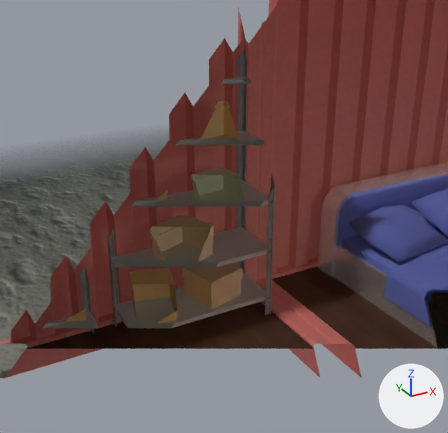
The glTF model data/environment/shipping-container_room/shipping-container_room_intro.gltf, before and after one commit.
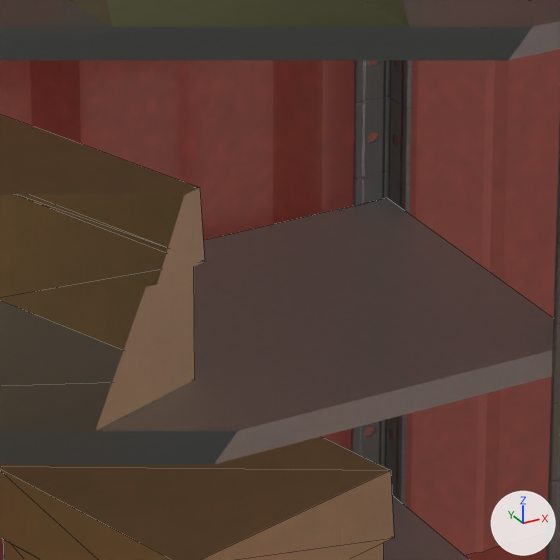
Each version is shown from a 50 mm lens placed at (-2.229, -0.588, 2.388), pointed at (-0.37, 2.791, 0.699), then close up on the part from 41% to 60% of the width and 46% to 65% of the height. The lights are fixed; the arrows at lower right show +X, +Y and +Z. The close-ups show mesh edges as thin lines. Everything nearer to the camera than a plane just in front of the edit is cut away. Where no turn or scale is listed for an object, it has been applied to the vertices.

The scene before the commit, as lines of its bpy script (objects in view):
```python
me_cube_008 = bpy.data.meshes.new('Cube.008')
me_cube_008.from_pydata(...)  # 100 vertices, 176 faces; spans x -1.31..3.94, y -3.06..3.06, z -1.46..1.37
me_cube_008.materials.append(mat_container_wall)
me_cube_015 = bpy.data.meshes.new('Cube.015')
me_cube_015.from_pydata(...)  # 40 vertices, 28 faces; spans x -0.506..0.506, y -0.206..0.206, z 0.0..0.03
# faces by material slot: [12, 16]
me_cube_015.materials.append(mat_rack_paint)
me_cube_015.materials.append(mat_bolt)
me_cube_018 = bpy.data.meshes.new('Cube.018')
me_cube_018.from_pydata(...)  # 16 vertices, 28 faces; spans x -0.148..0.148, y -0.148..0.148, z 0.0..0.21
me_cube_018.materials.append(mat_box_b)  # picture img_box_paper_b
ob_box_b_001 = bpy.data.objects.new('box.B.001', me_cube_018)
ob_box_b_001.parent = ob_garage_rack_40x100_001
ob_box_b_001.location = (0.153, 0.0, 0.15)
ob_box_b_001.rotation_euler = (0.0, 0.0, -1.309)  # degrees (0, 0, -75)
ob_frame = bpy.data.objects.new('frame', me_cube_008)
ob_frame.location = (-1.312, 0.0, 1.283)
ob_rack_003 = bpy.data.objects.new('rack.003', me_cube_015)
ob_rack_003.parent = ob_garage_rack_40x100_001
ob_rack_003.location = (0.0, 0.0, 0.84)
# also in view: 'rack.002' at (-0.641, 2.74, 0.495); 'L-bar.003' at (-0.159, 2.923, 1.013); 'rack.001' at (-0.641, 2.74, 0.135); 'L-bar.002' at (-0.159, 2.558, 1.013); 'box.C.001' at (-0.45, 2.701, 0.947)
```
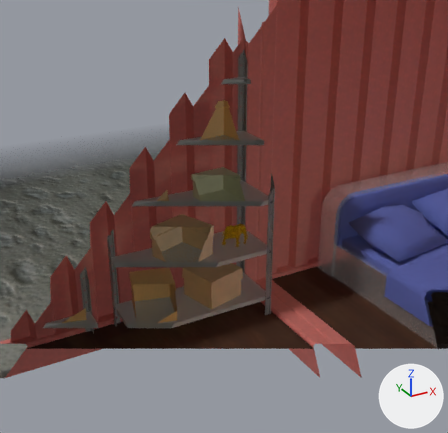
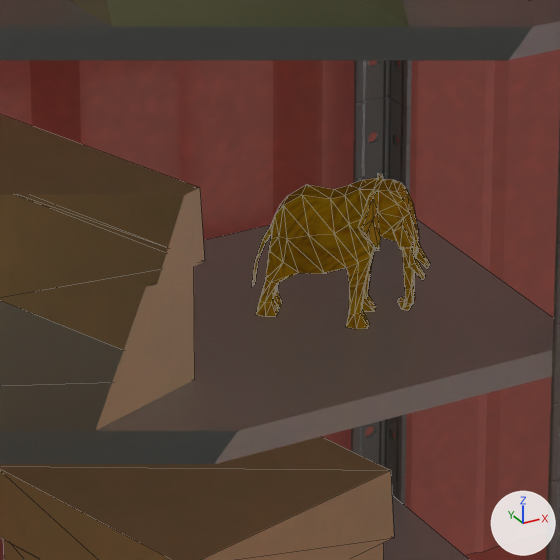
Changed parts and their boxes (x1, y1, x2, y2) in the close-ups (560 x 560 px):
'Elephant.001', added
    after: (252, 174, 430, 329)

Diff of the bpy script that builds the scene:
```diff
--- a/data/environment/shipping-container_room/shipping-container_room_intro.gltf.py
+++ b/data/environment/shipping-container_room/shipping-container_room_intro.gltf.py
@@ img_old__wood @@
+img_old__wood = load_image('old_ wood', 'old_ wood.png', 128, 128, 'sRGB')
@@ mat_elephant_tex @@
+mat_elephant_tex = bpy.data.materials.new('Elephant.tex')
+# uses the picture img_old__wood
@@ me_plane_002 @@
+me_plane_002.from_pydata(...)  # 268 vertices, 532 faces; spans x -0.056..0.1, y -0.088..0.051, z 0.0..0.152
+me_plane_002.materials.append(mat_elephant_tex)
@@ ob_elephant_001 @@
+ob_elephant_001 = bpy.data.objects.new('Elephant.001', me_plane_002)
+ob_elephant_001.location = (-0.35, 2.73, 0.51)
```
